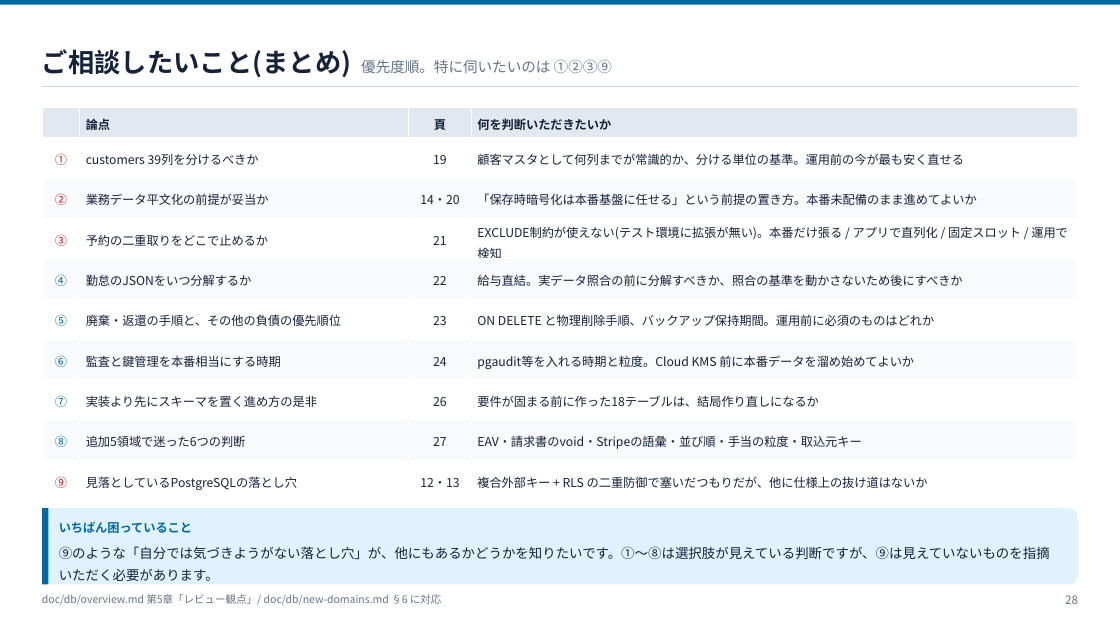
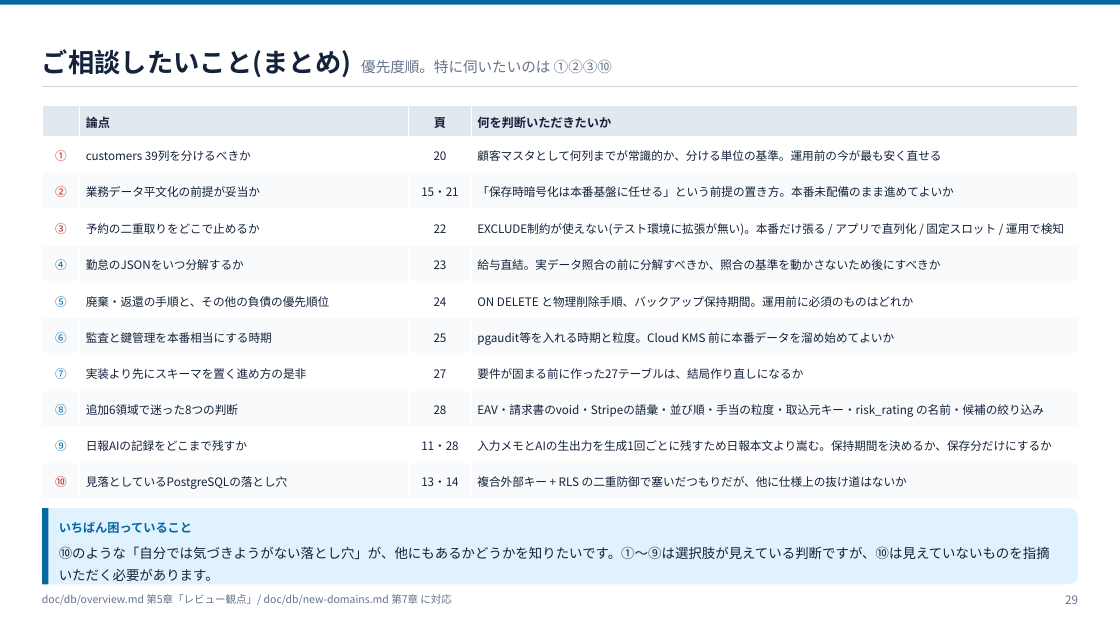
Before and after one commit to ohru131/katahimo-app, a slide deck: slide 29 of doc/slides/db-review.pptx (slide 28 before the commit). Drawn at 1120x630 pixels with LibreOffice and Linux fonts; fonts in the diff are those of the drawing. Boxes give left, top, right and bottom in pixels: in the first picture for what was removed or moved away, otherwise in the second. Text is boxed around its words. In the diff, an @@ line names an element or a change of style, - is before the commit and + after.

```diff
--- a/doc/slides/db-review.pptx
+++ b/doc/slides/db-review.pptx
@@ text at (42, 49, 612, 77): text changed @@
-ご相談したいこと(まとめ) 優先度順。特に伺いたいのは ①②③⑨
+ご相談したいこと(まとめ) 優先度順。特に伺いたいのは ①②③⑩
@@ table at (42, 106, 1078, 494) @@
-row 2: ① | customers 39列を分けるべきか | 19 | 顧客マスタとして何列までが常識的か、分ける単位の基準。運用前の今が最も安く直せる
-row 3: ② | 業務データ平文化の前提が妥当か | 14・20 | 「保存時暗号化は本番基盤に任せる」という前提の置き方。本番未配備のまま進めてよいか
-row 4: ③ | 予約の二重取りをどこで止めるか | 21 | EXCLUDE制約が使えない(テスト環境に拡張が無い)。本番だけ張る / アプリで直列化 / 固定スロット / 運用で検知
-row 5: ④ | 勤怠のJSONをいつ分解するか | 22 | 給与直結。実データ照合の前に分解すべきか、照合の基準を動かさないため後にすべきか
-row 6: ⑤ | 廃棄・返還の手順と、その他の負債の優先順位 | 23 | ON DELETE と物理削除手順、バックアップ保持期間。運用前に必須のものはどれか
-row 7: ⑥ | 監査と鍵管理を本番相当にする時期 | 24 | pgaudit等を入れる時期と粒度。Cloud KMS 前に本番データを溜め始めてよいか
-row 8: ⑦ | 実装より先にスキーマを置く進め方の是非 | 26 | 要件が固まる前に作った18テーブルは、結局作り直しになるか
-row 9: ⑧ | 追加5領域で迷った6つの判断 | 27 | EAV・請求書のvoid・Stripeの語彙・並び順・手当の粒度・取込元キー
-row 10: ⑨ | 見落としているPostgreSQLの落とし穴 | 12・13 | 複合外部キー + RLS の二重防御で塞いだつもりだが、他に仕様上の抜け道はないか
+row 2: ① | customers 39列を分けるべきか | 20 | 顧客マスタとして何列までが常識的か、分ける単位の基準。運用前の今が最も安く直せる
+row 3: ② | 業務データ平文化の前提が妥当か | 15・21 | 「保存時暗号化は本番基盤に任せる」という前提の置き方。本番未配備のまま進めてよいか
+row 4: ③ | 予約の二重取りをどこで止めるか | 22 | EXCLUDE制約が使えない(テスト環境に拡張が無い)。本番だけ張る / アプリで直列化 / 固定スロット / 運用で検知
+row 5: ④ | 勤怠のJSONをいつ分解するか | 23 | 給与直結。実データ照合の前に分解すべきか、照合の基準を動かさないため後にすべきか
+row 6: ⑤ | 廃棄・返還の手順と、その他の負債の優先順位 | 24 | ON DELETE と物理削除手順、バックアップ保持期間。運用前に必須のものはどれか
+row 7: ⑥ | 監査と鍵管理を本番相当にする時期 | 25 | pgaudit等を入れる時期と粒度。Cloud KMS 前に本番データを溜め始めてよいか
+row 8: ⑦ | 実装より先にスキーマを置く進め方の是非 | 27 | 要件が固まる前に作った27テーブルは、結局作り直しになるか
+row 9: ⑧ | 追加6領域で迷った8つの判断 | 28 | EAV・請求書のvoid・Stripeの語彙・並び順・手当の粒度・取込元キー・risk_rating の名前・候補の絞り込み
+row 10: ⑨ | 日報AIの記録をどこまで残すか | 11・28 | 入力メモとAIの生出力を生成1回ごとに残すため日報本文より嵩む。保持期間を決めるか、保存分だけにするか
+row 11: ⑩ | 見落としているPostgreSQLの落とし穴 | 13・14 | 複合外部キー + RLS の二重防御で塞いだつもりだが、他に仕様上の抜け道はないか
@@ text at (59, 546, 1050, 581): text changed @@
-⑨のような「自分では気づきようがない落とし穴」が、他にもあるかどうかを知りたいです。①〜⑧は選択肢が見えている判断ですが、⑨は見えていないものを指摘いただく必要があります。
+⑩のような「自分では気づきようがない落とし穴」が、他にもあるかどうかを知りたいです。①〜⑨は選択肢が見えている判断ですが、⑩は見えていないものを指摘いただく必要があります。
@@ text at (42, 594, 452, 605): text changed @@
-doc/db/overview.md 第5章「レビュー観点」/ doc/db/new-domains.md §6 に対応
+doc/db/overview.md 第5章「レビュー観点」/ doc/db/new-domains.md 第7章 に対応
```
Also in this commit, not shown: 25 other slides changed, 1 slide added, 52 other files.
